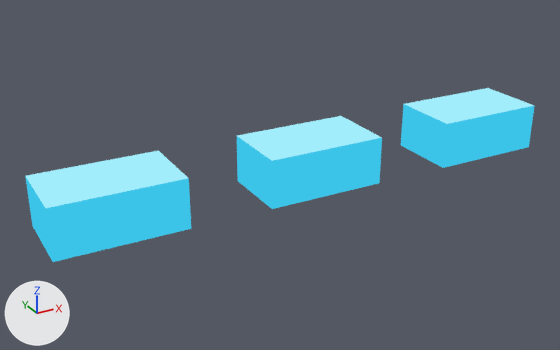
A saved change to the glTF model Assets/TD2/Screen3D/Kit07/white/Link_DashH.gltf.
One viewpoint serves both versions: a 50 mm camera at (-0.62, -0.84, 0.484) aimed at (-0.063, 0.174, -0.023). Lighting does not change. The marker at lower left points along +X, +Y and +Z. The older version comes first.

The first picture shows 'Link_DashH_baked'.
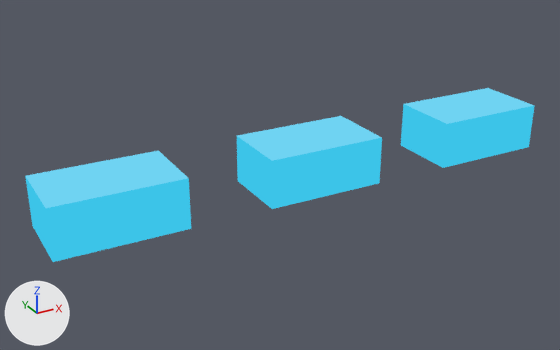
Location of each change, [x1, y1, x2, y2] in pixels of the pictures (560 x 350 px):
'Link_DashH_baked', recoloured
    both: [25, 88, 534, 211]

What changed in the scene script:
```text
Change mat_k07_white_link_light:
    where n0 = _N.new('ShaderNodeEmission'); n0.name = 'Emission'
    n0.inputs[0].default_value: (0.361, 0.847, 0.965, 1.0) -> (0.159, 0.651, 0.888, 1.0)  # 'Color', cyan #a2edfb -> 'Color', cyan #6fd3f2
```
